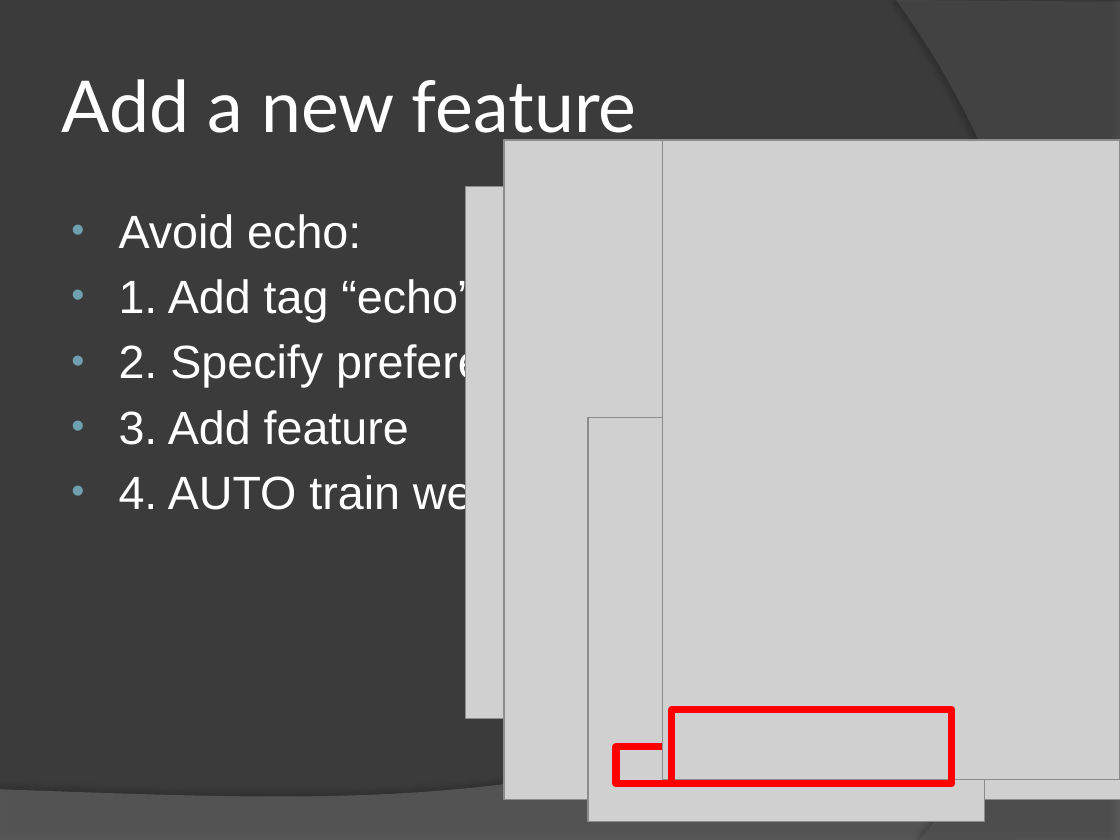
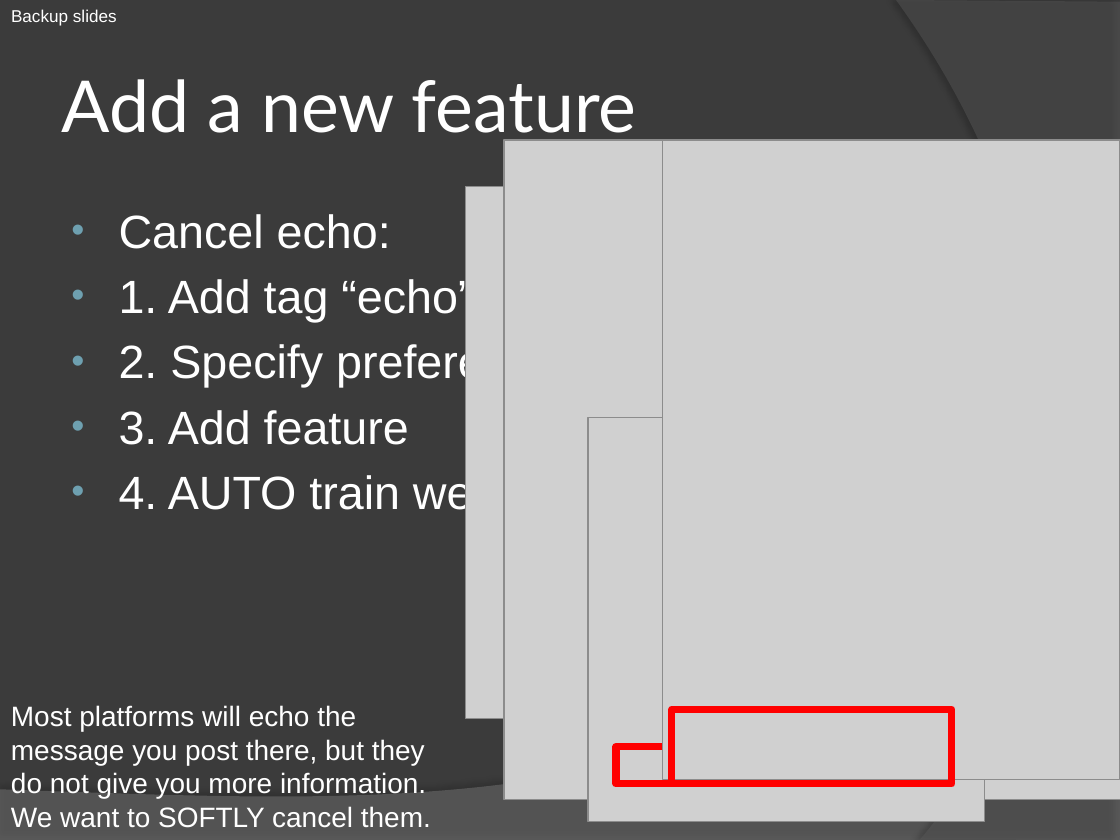
Before and after one commit to hupili/sns-router, a slide deck: slide 21 of report/presentation.pptx. Drawn at 1120x840 pixels with LibreOffice and Linux fonts; fonts in the diff are those of the drawing; grey boxes stand for pictures. Boxes give left, top, right and bottom in pixels: in the first picture for what was removed or moved away, otherwise in the second. Text is boxed around its words. In the diff, an @@ line names an element or a change of style, - is before the commit and + after.

```diff
--- a/report/presentation.pptx
+++ b/report/presentation.pptx
@@ text added at (x1=11, y1=9, x2=117, y2=26), 11 pt, text #FFFFFF @@
+Backup slides
@@ text at (x1=119, y1=214, x2=391, y2=249): text changed @@
-• Avoid echo:
+• Cancel echo:
@@ text added at (x1=11, y1=705, x2=431, y2=828), 18 pt, text #FFFFFF @@
+Most platforms will echo the message you post there, but they do not give you more information. We want to SOFTLY cancel them.
```
Also in this commit, not shown: 10 other slides changed, 1 slide added, 1 other file.
